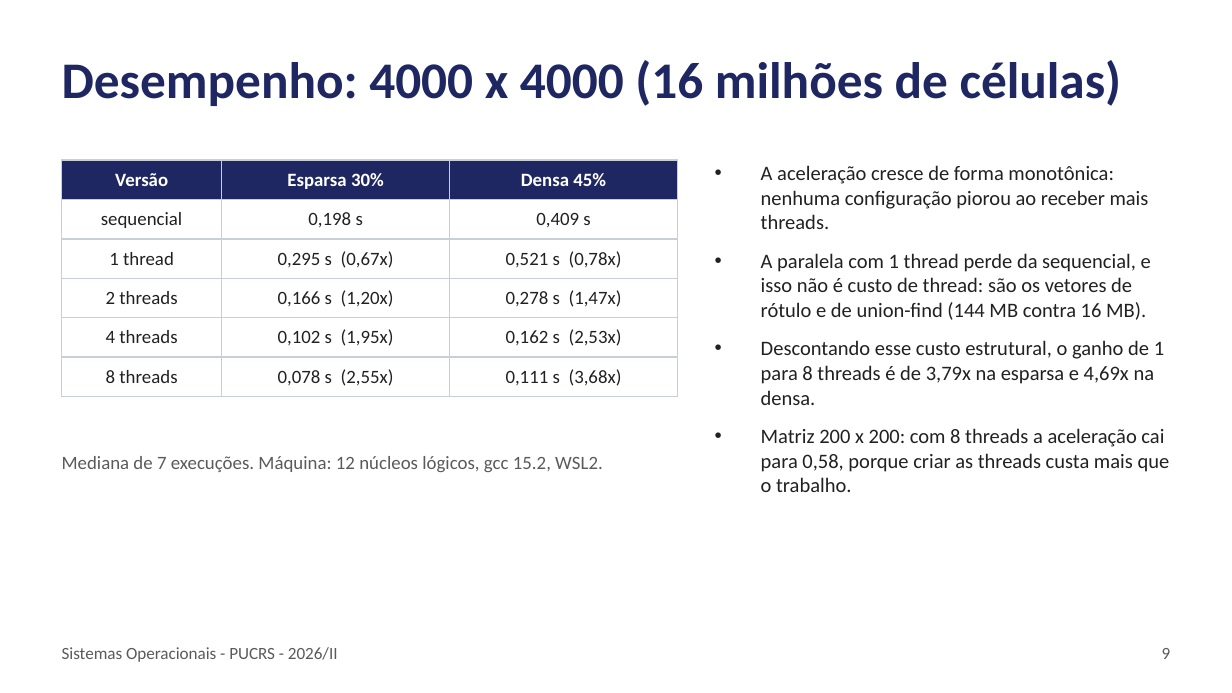
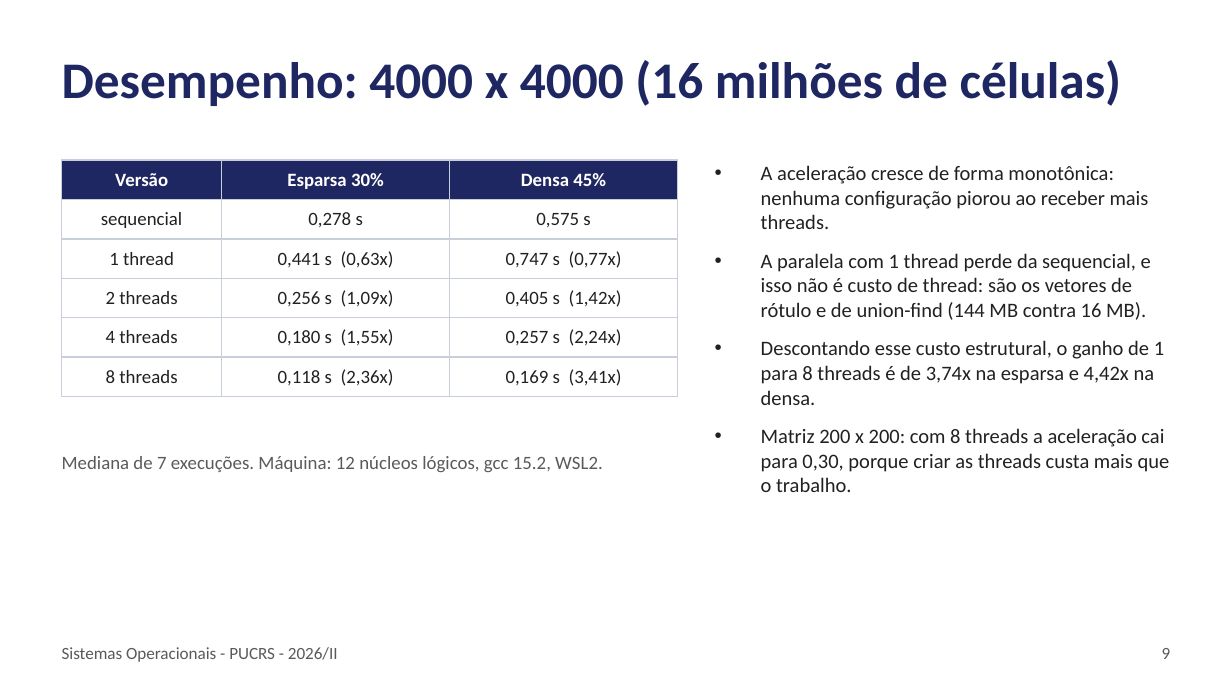
Before and after one commit to PedroWagner12/T1_SISOP, a slide deck: slide 10 of slides/apresentacao.pptx. Drawn at 1232x693 pixels with LibreOffice and Linux fonts; fonts in the diff are those of the drawing. Boxes give left, top, right and bottom in pixels: in the first picture for what was removed or moved away, otherwise in the second. Text is boxed around its words. In the diff, an @@ line names an element or a change of style, - is before the commit and + after.

```diff
--- a/slides/apresentacao.pptx
+++ b/slides/apresentacao.pptx
@@ table at (x1=62, y1=160, x2=678, y2=390) @@
-row 2, column 2: 0,198 s
+row 2, column 2: 0,278 s
-row 2, column 3: 0,409 s
+row 2, column 3: 0,575 s
-row 3, column 2: 0,295 s (0,67x)
+row 3, column 2: 0,441 s (0,63x)
-row 3, column 3: 0,521 s (0,78x)
+row 3, column 3: 0,747 s (0,77x)
-row 4, column 2: 0,166 s (1,20x)
+row 4, column 2: 0,256 s (1,09x)
-row 4, column 3: 0,278 s (1,47x)
+row 4, column 3: 0,405 s (1,42x)
-row 5, column 2: 0,102 s (1,95x)
+row 5, column 2: 0,180 s (1,55x)
-row 5, column 3: 0,162 s (2,53x)
+row 5, column 3: 0,257 s (2,24x)
-row 6, column 2: 0,078 s (2,55x)
+row 6, column 2: 0,118 s (2,36x)
-row 6, column 3: 0,111 s (3,68x)
+row 6, column 3: 0,169 s (3,41x)
@@ text at (x1=761, y1=340, x2=1170, y2=492): text changed @@
-• Descontando esse custo estrutural, o ganho de 1 para 8 threads é de 3,79x na esparsa e 4,69x na densa.
-• Matriz 200 x 200: com 8 threads a aceleração cai para 0,58, porque criar as threads custa mais que o trabalho.
+• Descontando esse custo estrutural, o ganho de 1 para 8 threads é de 3,74x na esparsa e 4,42x na densa.
+• Matriz 200 x 200: com 8 threads a aceleração cai para 0,30, porque criar as threads custa mais que o trabalho.
```
Also in this commit, not shown: 4 other slides changed, 2 other files.
